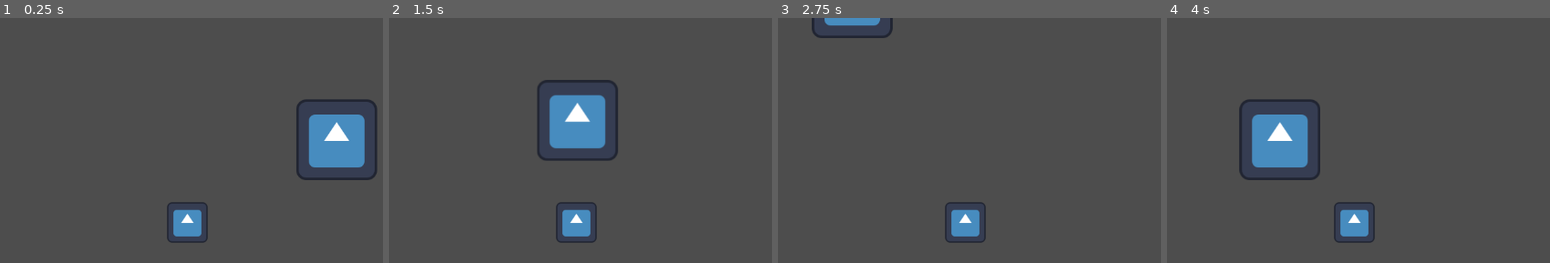
Above: before the commit, frames 1-4 (left to right).
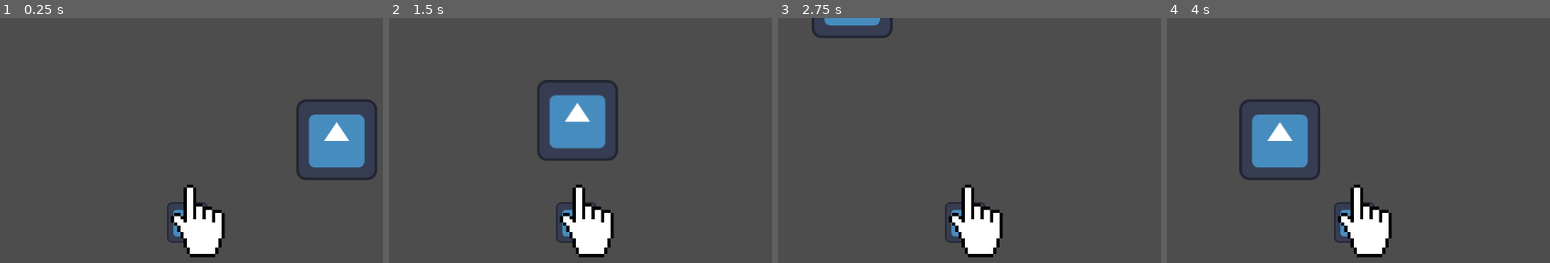
Above: after the commit, the same moments.

Repository: CauaRodrigues08/System-Terminated
Game: Godot game, scene res://scenes/world.tscn
Same seed, same stepped clock (60 frames per second), same inputs: the game is played once before the commit and once after it. The project has no main scene, so this scene is started directly. The engine's default icon, where the game draws it, is replaced by a stand-in: a white triangle on a blue panel in a dark square.
Inputs (mouse positions are in pixels of both pictures, inside the frame that each line leads up to):
- Up to frame 1 (0.25 s): no input
- Up to frame 2 (1.5 s): tap Enter at 0.5 s; move the mouse to (737, 201) at 0.52 s; hold D (move_right) 0.53-1.28 s; move the mouse to (431, 243) at 1.27 s; hold S (move_down) from 1.28 s (still down)
- Up to frame 3 (2.75 s): move the mouse to (1038, 133) at 2.02 s; release S (move_down) at 2.03 s; hold D (move_right) from 2.03 s (still down)
- Up to frame 4 (4 s): move the mouse to (outside the picture) at 2.77 s; release D (move_right) at 2.78 s; hold W (move_up) 2.78-3.53 s; move the mouse to (outside the picture) at 3.52 s; hold A (move_left) from 3.53 s (still down)

The runs differ from the first frame. In frame 1, 2.5% of the frame differs, in the area x 44-59%, y 68-98%; in frame 2, 2.5%; in frame 3, 2.5%; in frame 4, 2.5%.

Commit message:
Non functional aim system; folders reorganazing

Diff:
--- /dev/null
+++ b/components/controllers/aim_controller.gd
@@ -0,0 +1,5 @@
+extends Node
+class_name AimController
+
+func get_aim_direction(_origin: Vector2) -> Vector2:
+	return Vector2.ZERO
--- /dev/null
+++ b/components/scenes_components/aim_component.tscn
@@ -0,0 +1,6 @@
+[gd_scene load_steps=2 format=3 uid="uid://bkf44vtjnbfie"]
+
+[ext_resource type="Script" uid="uid://ckwj77rtvfbtb" path="res://components/script_components/aim_component.gd" id="1_h7c3k"]
+
+[node name="AimComponent" type="Node"]
+script = ExtResource("1_h7c3k")
--- /dev/null
+++ b/components/scenes_components/gun_pivot.tscn
@@ -0,0 +1,6 @@
+[gd_scene load_steps=2 format=3 uid="uid://cec130g2omaik"]
+
+[ext_resource type="Script" uid="uid://b0p8fbfbquahy" path="res://components/script_components/gun_pivot.gd" id="1_kr0ri"]
+
+[node name="GunPivot" type="Node2D"]
+script = ExtResource("1_kr0ri")
--- /dev/null
+++ b/components/scenes_components/player_aim_input.tscn
@@ -0,0 +1,8 @@
+[gd_scene load_steps=2 format=3 uid="uid://88m5eyuqyqtd"]
+
+[ext_resource type="Script" uid="uid://dor6pwcgjos4a" path="res://components/script_components/player_aim_input.gd" id="1_ed0ly"]
+
+[node name="PlayerAimInput" type="Node"]
+script = ExtResource("1_ed0ly")
+joystick_deadzone = null
+mouse_threshold = null
--- /dev/null
+++ b/components/script_components/aim_component.gd
@@ -0,0 +1,19 @@
+extends Node
+class_name AimComponent
+
+@export var body : Node2D
+@export var controller : AimController
+
+var aim_direction : Vector2 = Vector2.RIGHT
+
+func _process(_delta: float) -> void:
+	if controller == null or body == null:
+		return
+
+	var new_direction = controller.get_aim_direction(body.global_position)
+
+	if new_direction != Vector2.ZERO:
+		aim_direction = new_direction
+
+func get_aim_direction() -> Vector2:
+	return aim_direction
--- /dev/null
+++ b/components/script_components/gun_pivot.gd
@@ -0,0 +1,22 @@
+extends Node2D
+class_name GunPivot
+
+@export var aim_component : AimComponent
+@export var radius : float = 24.0
+
+func _process(_delta: float) -> void:
+	if aim_component == null:
+		return
+
+	var direction = aim_component.get_aim_direction()
+
+	if direction == Vector2.ZERO:
+		return
+
+	rotation = direction.angle()
+	position = direction * radius
+
+	if direction.x > 0:
+		scale.y = 1
+	else:
+		scale.y = -1
--- /dev/null
+++ b/components/script_components/player_aim_input.gd
@@ -0,0 +1,67 @@
+extends AimController
+class_name PlayerAimInput
+
+enum Device { MOUSE, JOYSTICK }
+@export var joystick_deadzone : float = 0.2
+@export var mouse_threshold : float = 2.0
+
+var last_used_device : Device = Device.MOUSE
+var last_mouse_position : Vector2
+
+func _ready() -> void:
+	last_mouse_position = get_viewport().get_camera_2d().get_global_mouse_position()
+
+func get_raw_joystick_vector() -> Vector2:
+	return Vector2(
+		Input.get_action_strength("aim_right") - Input.get_action_strength("aim_left"),
+		Input.get_action_strength("aim_down") -Input.get_action_strength("aim_up")
+	)
+
+func get_mouse_position() -> Vector2:
+	return get_viewport().get_camera_2d().get_global_mouse_position()
+
+func update_last_device() -> void:
+	# joystick
+	var joystick_vector = get_raw_joystick_vector()
+
+	if joystick_vector.length() > joystick_deadzone:
+		last_used_device = Device.JOYSTICK
+		return
+
+	# mouse
+	var mouse_position = get_mouse_position()
+	if mouse_position.distance_to(last_mouse_position) > mouse_threshold:
+		last_used_device = Device.MOUSE
+
+	last_mouse_position = mouse_position
+
+func get_joystick_direction() -> Vector2:
+	var joystick_vector = get_raw_joystick_vector()
+
+	if joystick_vector.length() > joystick_deadzone:
+		return joystick_vector.normalized()
+
+	return Vector2.ZERO
+
+func get_mouse_direction(origin: Vector2, mouse_position: Vector2) -> Vector2:
+	var direction = mouse_position - origin
+
+	if direction == Vector2.ZERO:
+		return Vector2.ZERO
+
+	return direction.normalized()
+
+
+func get_aim_direction(origin: Vector2) -> Vector2:
+	update_last_device()
+
+	var mouse_position = get_mouse_position()
+
+	match last_used_device:
+		Device.JOYSTICK:
+			return get_joystick_direction()
+		Device.MOUSE:
+			return get_mouse_direction(origin, mouse_position)
+
+
+	return Vector2.ZERO
--- a/project.godot
+++ b/project.godot
@@ -44,6 +44,26 @@
 , Object(InputEventJoypadMotion,"resource_local_to_scene":false,"resource_name":"","device":-1,"axis":1,"axis_value":1.0,"script":null)
 ]
 }
+aim_up={
+"deadzone": 0.2,
+"events": [Object(InputEventJoypadMotion,"resource_local_to_scene":false,"resource_name":"","device":-1,"axis":3,"axis_value":-1.0,"script":null)
+]
+}
+aim_down={
+"deadzone": 0.2,
+"events": [Object(InputEventJoypadMotion,"resource_local_to_scene":false,"resource_name":"","device":-1,"axis":3,"axis_value":1.0,"script":null)
+]
+}
+aim_left={
+"deadzone": 0.2,
+"events": [Object(InputEventJoypadMotion,"resource_local_to_scene":false,"resource_name":"","device":-1,"axis":2,"axis_value":-1.0,"script":null)
+]
+}
+aim_right={
+"deadzone": 0.2,
+"events": [Object(InputEventJoypadMotion,"resource_local_to_scene":false,"resource_name":"","device":-1,"axis":2,"axis_value":1.0,"script":null)
+]
+}
 
 [rendering]
 
--- a/scenes/player.tscn
+++ b/scenes/player.tscn
@@ -1,9 +1,13 @@
-[gd_scene load_steps=6 format=3 uid="uid://yeyjuwgd3asb"]
+[gd_scene load_steps=10 format=3 uid="uid://yeyjuwgd3asb"]
 
 [ext_resource type="Texture2D" uid="uid://db548hqtx83jx" path="res://assets/icon.svg" id="1_3vyb7"]
 [ext_resource type="Script" uid="uid://bnbdid06xwdmi" path="res://scripts/player.gd" id="1_dqkch"]
 [ext_resource type="PackedScene" uid="uid://bpljtv82sdkyo" path="res://components/scenes_components/player_input_component.tscn" id="3_dqkch"]
 [ext_resource type="PackedScene" uid="uid://c4yfhwh1f6aa6" path="res://components/scenes_components/movement_component.tscn" id="4_dqkch"]
+[ext_resource type="PackedScene" uid="uid://88m5eyuqyqtd" path="res://components/scenes_components/player_aim_input.tscn" id="5_tuyoq"]
+[ext_resource type="PackedScene" uid="uid://bkf44vtjnbfie" path="res://components/scenes_components/aim_component.tscn" id="6_fjrip"]
+[ext_resource type="PackedScene" uid="uid://cec130g2omaik" path="res://components/scenes_components/gun_pivot.tscn" id="7_fjrip"]
+[ext_resource type="Texture2D" uid="uid://bv0tv516xiioo" path="res://assets/sprites/hand-cursor.png" id="8_smehm"]
 
 [sub_resource type="RectangleShape2D" id="RectangleShape2D_3vyb7"]
 size = Vector2(58, 58)
@@ -23,3 +27,12 @@
 [node name="MovementComponent" parent="." instance=ExtResource("4_dqkch")]
 
 [node name="PlayerInputComponent" parent="." instance=ExtResource("3_dqkch")]
+
+[node name="PlayerAimInput" parent="." instance=ExtResource("5_tuyoq")]
+
+[node name="AimComponent" parent="." instance=ExtResource("6_fjrip")]
+
+[node name="GunPivot" parent="." instance=ExtResource("7_fjrip")]
+
+[node name="GunSprite" type="Sprite2D" parent="GunPivot"]
+texture = ExtResource("8_smehm")
--- a/scripts/player.gd
+++ b/scripts/player.gd
@@ -3,3 +3,5 @@
 func _ready() -> void:
 	$MovementComponent.controller = $PlayerInputComponent
 	## This way, MovementComponent will have a controller, even if it's created dinamically.
+	$AimComponent.controller = $PlayerAimInput
+	$GunPivot.aim_component = $AimComponent
Binary file added: assets/sprites/hand-cursor.png
Not shown, added: assets/sprites/hand-cursor.png.import
Not shown, added: components/controllers/aim_controller.gd.uid
Renamed: scripts/movement_controller.gd -> components/controllers/movement_controller.gd
Renamed: scripts/movement_controller.gd.uid -> components/controllers/movement_controller.gd.uid
Not shown, added: components/script_components/aim_component.gd.uid
Not shown, added: components/script_components/gun_pivot.gd.uid
Not shown, added: components/script_components/player_aim_input.gd.uid
